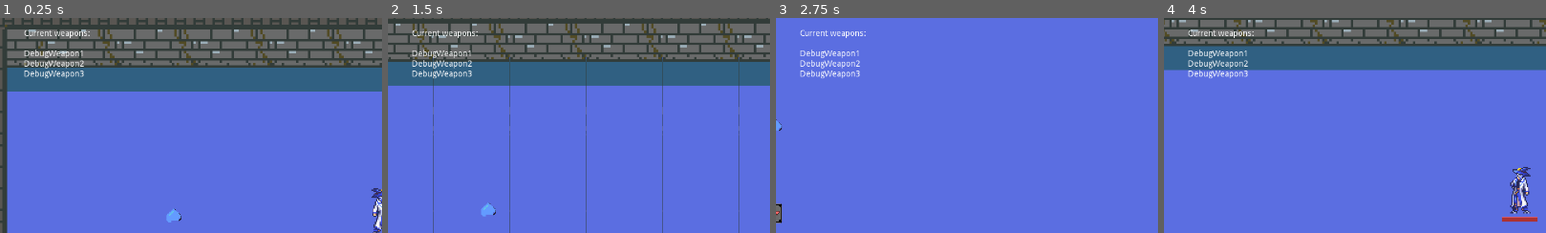
Above: before the commit, frames 1-4 (left to right).
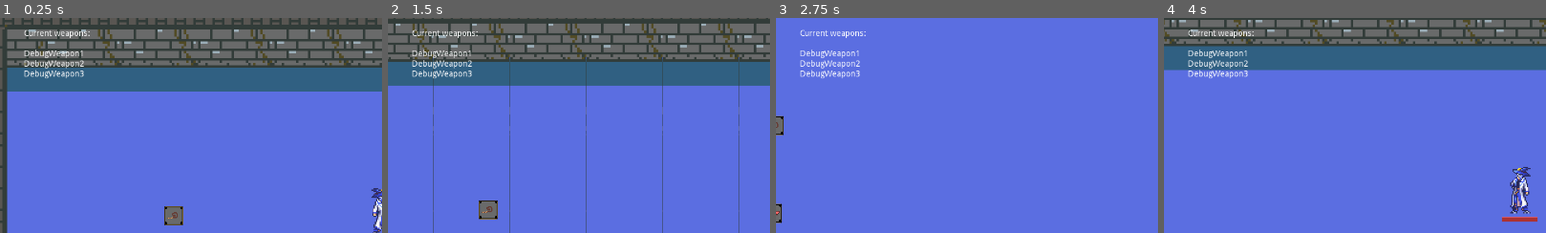
Above: after the commit, the same moments.

Repository: awindahl/rw-gamejam
Game: Godot game, scene res://TestBench.tscn
Same seed, same stepped clock (60 frames per second), same inputs: the game is played once before the commit and once after it. The project has no main scene, so this scene is started directly.
Inputs:
- Up to frame 1 (0.25 s): no input
- Up to frame 2 (1.5 s): tap Enter (ui_accept) at 0.5, 0.77 s; hold Right (ui_right) 0.53-1.28 s; hold Down (ui_down) from 1.28 s (still down)
- Up to frame 3 (2.75 s): tap Enter (ui_accept) at 1.52 s; release Down (ui_down) at 2.03 s; hold Right (ui_right) from 2.03 s (still down)
- Up to frame 4 (4 s): release Right (ui_right) at 2.78 s; hold Up (ui_up) 2.78-3.53 s; tap Enter (ui_accept) at 3.02, 3.77 s; hold Left (ui_left) from 3.53 s (still down)
The pictures show only the part of the screen within x 0-50%, y 4-54%; the shares and areas given below are measured in that part.

The runs differ from the first frame. In frame 1, 0.4% of the frame differs, in the area x 43-48%, y 87-97%; in frame 2, 0.4%; in frame 3, 0.2%; in frame 4, nothing differs.
Error in both runs: Attempt to call function 'add_child' in base 'null instance' on a null instance. (res://gameMaster.gd:13)

Commit message:
more particles

Diff:
--- a/RW gamejam/Scenes/ParticlePlayground.tscn
+++ b/RW gamejam/Scenes/ParticlePlayground.tscn
@@ -6,13 +6,14 @@
 [ext_resource path="res://Assets/particlePack_1.1/PNG (Transparent)/trace_07.png" type="Texture" id=4]
 [ext_resource path="res://Assets/particlePack_1.1/PNG (Transparent)/magic_01.png" type="Texture" id=5]
 [ext_resource path="res://Assets/particlePack_1.1/PNG (Transparent)/circle_02.png" type="Texture" id=6]
+[ext_resource path="res://Assets/particlePack_1.1/PNG (Transparent)/trace_04.png" type="Texture" id=7]
 
 [sub_resource type="Curve" id=3]
 _data = [ Vector2( 0, 0.427273 ), 0.0, 1.65333, 0, 0, Vector2( 0.901515, 0.963636 ), -0.749999, -0.749999, 0, 0, Vector2( 1, 0 ), -4.44445, 0.0, 0, 0 ]
 
 [sub_resource type="Gradient" id=4]
-offsets = PoolRealArray( 0, 0.796681, 0.937759 )
-colors = PoolColorArray( 0.859375, 0.194702, 0.194702, 1, 0.992188, 0.791982, 0.108521, 0.438762, 0.996078, 0.937255, 0.72549, 0 )
+offsets = PoolRealArray( 0, 0.66805, 1 )
+colors = PoolColorArray( 0.858824, 0.196078, 0.196078, 0.0235294, 0.876465, 0.479682, 0.0342369, 0.286275, 1, 0.5, 0, 0 )
 
 [sub_resource type="Curve" id=5]
 _data = [ Vector2( 0, 0.427273 ), 0.0, 1.65333, 0, 0, Vector2( 0.545455, 0.807955 ), 1.58, 1.58, 0, 0, Vector2( 1, 0 ), -4.44445, 0.0, 0, 0 ]
@@ -26,32 +27,34 @@
 colors = PoolColorArray( 0.898619, 0.928711, 0.431705, 0.81074 )
 
 [sub_resource type="Curve" id=9]
-_data = [ Vector2( 0, 0.142045 ), 0.0, 0.0, 0, 0, Vector2( 0.545455, 0.451136 ), -0.648648, -0.648648, 0, 0, Vector2( 1, 0 ), -2.89616, 0.0, 0, 0 ]
+_data = [ Vector2( 0.412879, 0 ), 0.0, 0.0, 0, 0, Vector2( 0.67803, 0.357955 ), -0.648648, -0.648648, 0, 0, Vector2( 1, 0 ), -2.89616, 0.0, 0, 0 ]
 
 [sub_resource type="Gradient" id=8]
-offsets = PoolRealArray( 0.33195, 0.995851 )
-colors = PoolColorArray( 0.425293, 0.288714, 0.177759, 1, 0.231373, 0.152941, 0.0941176, 0 )
+offsets = PoolRealArray( 0.327801, 0.995851 )
+colors = PoolColorArray( 0.415527, 0.382094, 0.355471, 0.360784, 0.231373, 0.152941, 0.0941176, 0 )
 
 [sub_resource type="Gradient" id=10]
-offsets = PoolRealArray( 0.717842, 0.987552 )
+offsets = PoolRealArray( 0.630705, 0.987552 )
 colors = PoolColorArray( 1, 0, 0, 1, 0.51123, 0.0659008, 0.0659008, 0 )
+
+[sub_resource type="Gradient" id=12]
+offsets = PoolRealArray( 0.369295, 0.995851 )
+colors = PoolColorArray( 0.521569, 0.858824, 1, 0.0941176, 1, 1, 1, 0.14902 )
 
 [node name="ParticlePlayground" type="Node2D"]
 
 [node name="Fire" type="CPUParticles2D" parent="."]
 visible = false
 amount = 128
-lifetime = 3.02
-speed_scale = 2.3
+lifetime = 4.84
+speed_scale = 5.84
 lifetime_randomness = 0.28
 local_coords = false
 draw_order = 1
 texture = ExtResource( 1 )
-flag_align_y = true
-spread = 54.21
+spread = 26.74
 gravity = Vector2( 0, 0 )
-initial_velocity = 273.38
-angular_velocity = 258.99
+initial_velocity = 143.88
 scale_amount = 0.8
 scale_amount_random = 1.0
 scale_amount_curve = SubResource( 3 )
@@ -92,16 +95,15 @@
 
 [node name="GroundPound" type="CPUParticles2D" parent="."]
 visible = false
+z_index = -1
 amount = 64
-lifetime = 0.51
-speed_scale = 1.38
+speed_scale = 2.34
 explosiveness = 1.0
 local_coords = false
 texture = ExtResource( 3 )
 spread = 180.0
 gravity = Vector2( 0, 0 )
-initial_velocity = 500.0
-scale_amount_random = 1.0
+initial_velocity = 250.0
 scale_amount_curve = SubResource( 9 )
 color_ramp = SubResource( 8 )
 
@@ -121,6 +123,7 @@
 color = Color( 1, 0, 0, 0.333333 )
 
 [node name="Beam" type="CPUParticles2D" parent="Arcane"]
+visible = false
 position = Vector2( 0, 40 )
 amount = 32
 lifetime = 1.46
@@ -138,3 +141,20 @@
 color_ramp = SubResource( 10 )
 hue_variation = 0.11
 hue_variation_random = 1.0
+
+[node name="Whirlwind" type="CPUParticles2D" parent="."]
+visible = false
+position = Vector2( -20, -8 )
+amount = 128
+lifetime = 1.2
+preprocess = 1.0
+speed_scale = 2.0
+local_coords = false
+texture = ExtResource( 7 )
+spread = 0.0
+gravity = Vector2( 0, 0 )
+initial_velocity = 1000.0
+orbit_velocity = 1.0
+orbit_velocity_random = 0.07
+scale_amount_random = 1.0
+color_ramp = SubResource( 12 )
--- a/RW gamejam/TestBench.tscn
+++ b/RW gamejam/TestBench.tscn
@@ -39,6 +39,7 @@
 
 [node name="Pickup" parent="YSort/PickupContainer" instance=ExtResource( 4 )]
 position = Vector2( -293, 128 )
+_type = 1
 
 [node name="Pickup2" parent="YSort/PickupContainer" instance=ExtResource( 4 )]
 position = Vector2( -296, 275 )
Not shown: 1 places in RW gamejam/Scenes/ParticlePlayground.tscn that only renumber resources
